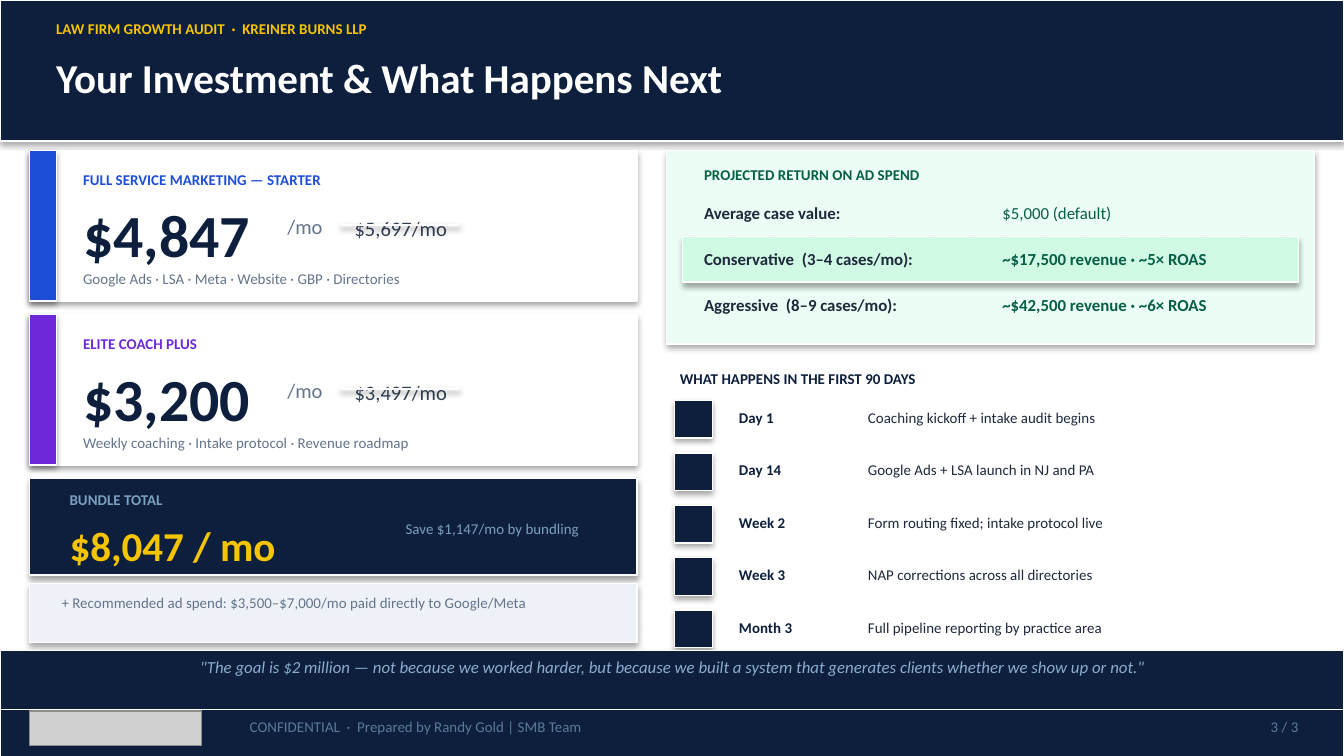
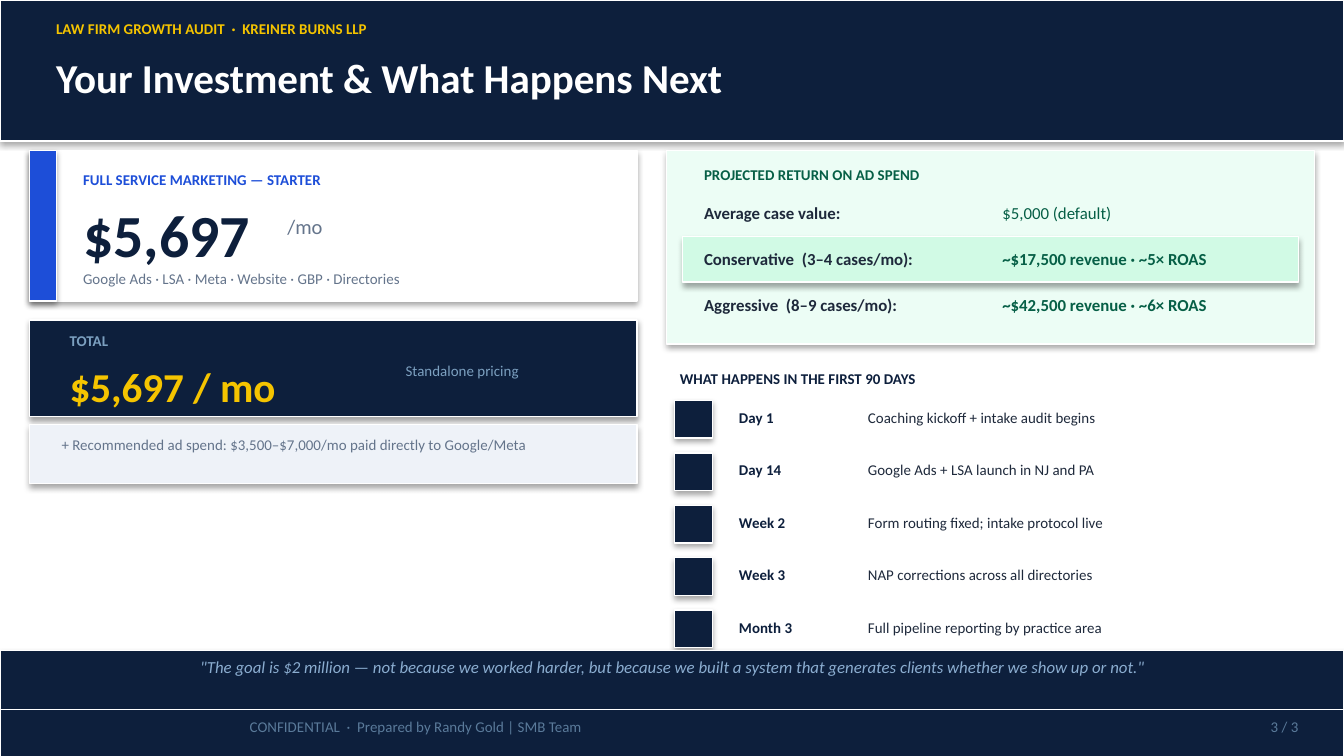
Before and after one commit to SMB-Team-Technology/workwith-smbteam, a slide deck: slide 3 of kreiner-burns/KreinerBurns_June11_2026_Proposal.pptx. Drawn at 1344x756 pixels with LibreOffice and Linux fonts; fonts in the diff are those of the drawing; grey boxes stand for pictures. Boxes give left, top, right and bottom in pixels: in the first picture for what was removed or moved away, otherwise in the second. Text is boxed around its words. In the diff, an @@ line names an element or a change of style, - is before the commit and + after.

```diff
--- a/kreiner-burns/KreinerBurns_June11_2026_Proposal.pptx
+++ b/kreiner-burns/KreinerBurns_June11_2026_Proposal.pptx
@@ text at (83, 216, 250, 265): text changed @@
-$4,847
+$5,697
@@ rectangle removed at (341, 224, 460, 226) @@
@@ rectangle: place and size @@
-rectangle at (30, 314, 637, 465)
+rectangle at (30, 320, 637, 417)
@@ rectangle at (30, 320, 637, 417): fill #FFFFFF to #0D1F3C @@
@@ rectangle removed at (30, 314, 56, 465) @@
@@ text at (70, 336, 108, 346): text changed @@
-BUNDLE TOTAL
+TOTAL
@@ text removed at (83, 339, 197, 349) @@
-ELITE COACH PLUS
@@ text at (70, 374, 275, 408): text changed; size 11 to 22 pt; text colour #334155 to #F5C400; bold on @@
-$5,697/mo
+$5,697 / mo
@@ text removed at (83, 382, 250, 429) @@
-$3,200
@@ text removed at (287, 384, 322, 399) @@
-/mo
@@ rectangle removed at (341, 388, 460, 390) @@
@@ text removed at (355, 386, 447, 403) @@
-$3,497/mo
@@ text added at (406, 365, 518, 379), 8 pt, text #7CA0C0 @@
+Standalone pricing
@@ rectangle: place and size @@
-rectangle at (30, 583, 637, 642)
+rectangle at (30, 425, 637, 484)
@@ text "+ Recommended ad spend: $3,500–$7,000/mo ...": place and size @@
-text "+ Recommended ad spend: $3,500–$7,000/mo ..." at (72, 597, 526, 611)
+text "+ Recommended ad spend: $3,500–$7,000/mo ..." at (72, 439, 526, 453)
@@ text removed at (83, 437, 409, 451) @@
-Weekly coaching · Intake protocol · Revenue roadmap
@@ rectangle removed at (30, 478, 637, 575) @@
@@ text removed at (70, 532, 275, 567) @@
-$8,047 / mo
@@ text removed at (406, 523, 579, 537) @@
-Save $1,147/mo by bundling
@@ picture removed at (30, 711, 202, 746) @@
```
Also in this commit, not shown: 2 other slides changed, 1 other file.
